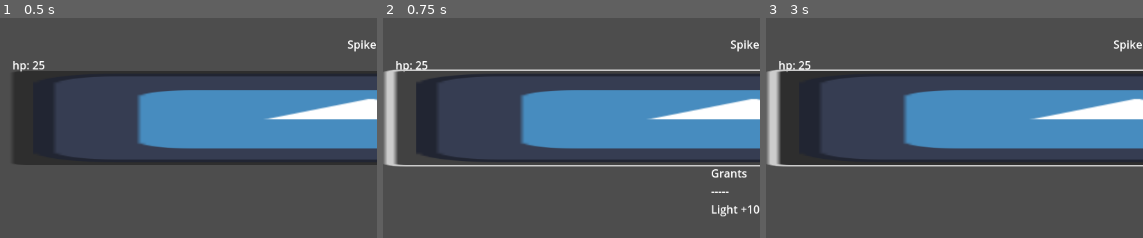
Above: before the commit, frames 1-3 (left to right).
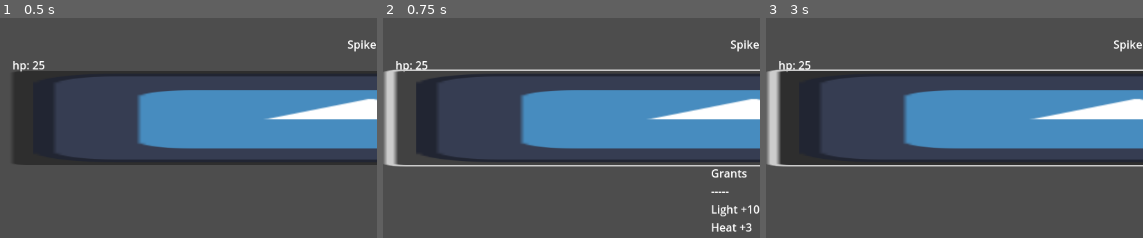
Above: after the commit, the same moments.

Repository: alex-mike-mark-again/godot-combat
Game: Godot game, scene res://troops/stage2.tscn
Same seed, same stepped clock (60 frames per second), same inputs: the game is played once before the commit and once after it. This scene is started directly instead of the project's main scene. The engine's default icon, where the game draws it, is replaced by a stand-in: a white triangle on a blue panel in a dark square.
Inputs (mouse positions are % of the whole screen's width and height, from its top left):
- Up to frame 1 (0.5 s): no input
- Up to frame 2 (0.75 s): click (50, 73) at 0.52 s
- Up to frame 3 (3 s): click (50, 73) at 1.27 s; click (50, 73) at 2.02 s; tap Enter at 2.75 s; move the mouse to (74, 45) at 2.77 s
The pictures show only the part of the screen within x 1-51%, y 50-100%; the shares and areas given below are measured in that part.

Frame 1 is identical in both runs. In frame 2, 0.2% of the frame differs, in the area x 87-98%, y 93-98%; in frame 3, nothing differs.

Commit message:
Tweaks stages 2 and 3. Beatable in more than one way now

Diff:
--- a/enemies/gob_barricade.tscn
+++ b/enemies/gob_barricade.tscn
@@ -3,7 +3,7 @@
 [ext_resource type="PackedScene" uid="uid://d15w3qccq2gc8" path="res://enemies/enemy.tscn" id="1_6kgpf"]
 
 [node name="gob_barricade" instance=ExtResource("1_6kgpf")]
-buff_hp = 5
+buff_hp = 2
 buff_max_hp = 5
 atk = 1
 maxHp = 24
--- a/enemies/spike_pit.tscn
+++ b/enemies/spike_pit.tscn
@@ -3,6 +3,7 @@
 [ext_resource type="PackedScene" uid="uid://d15w3qccq2gc8" path="res://enemies/enemy.tscn" id="1_jiyun"]
 
 [node name="Spike Pit" instance=ExtResource("1_jiyun")]
+buff_atk = 3
 buff_hp = 10
 atk = 1
 maxHp = 25
